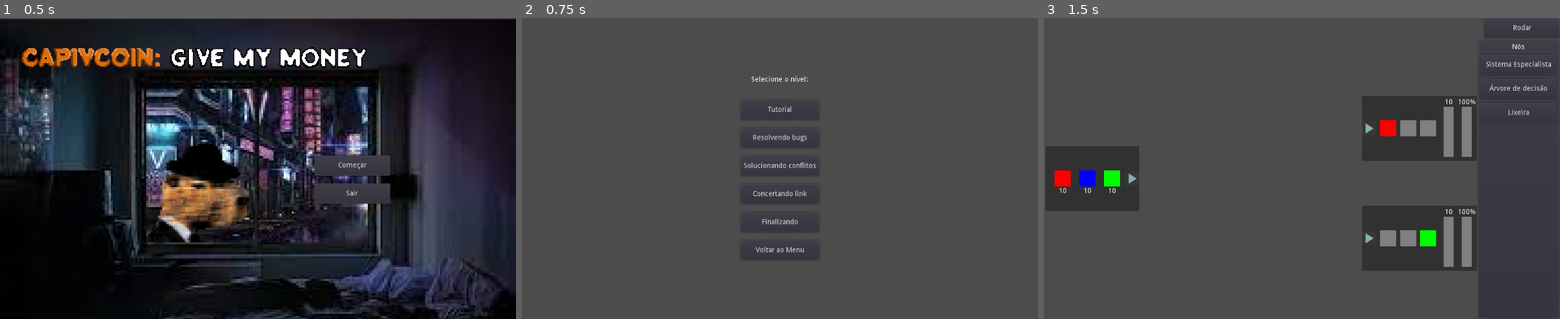
Above: before the commit, frames 1-3 (left to right).
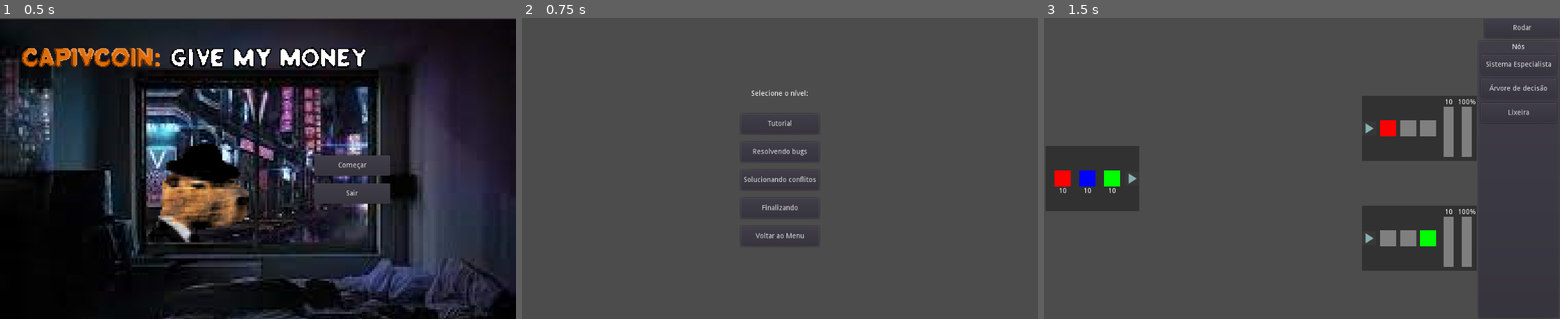
Above: after the commit, the same moments.

Repository: susankizawa/pi-jogos-logicos
Game: Godot game, scene res://Main.tscn
The game is run twice, just before and just after one commit, with the same random seed, the same clock (stepped at 60 frames per second) and the same inputs. The engine's default icon, where the game draws it, is replaced by a stand-in: a white triangle on a blue panel in a dark square.
Inputs:
- Up to frame 1 (0.5 s): no input
- Up to frame 2 (0.75 s): click "Começar" at 0.5 s
- Up to frame 3 (1.5 s): click "Finalizando" at 1.25 s

Frame 1 is identical in both runs. In frame 2, 1.0% of the frame differs, in the area x 42-58%, y 19-81%; in frame 3, nothing differs.

Commit message:
Níveis ajustados

Diff:
--- a/Levels/Level Select.tscn
+++ b/Levels/Level Select.tscn
@@ -60,19 +60,12 @@
 margin_right = 156.0
 margin_bottom = 255.0
 rect_min_size = Vector2( 150, 40 )
-text = "Concertando link"
+text = "Finalizando"
 
-[node name="Level4" type="Button" parent="ScrollContainer/VBoxContainer"]
+[node name="Voltar" type="Button" parent="ScrollContainer/VBoxContainer"]
 margin_top = 271.0
 margin_right = 156.0
 margin_bottom = 311.0
-rect_min_size = Vector2( 150, 40 )
-text = "Finalizando"
-
-[node name="Voltar" type="Button" parent="ScrollContainer/VBoxContainer"]
-margin_top = 327.0
-margin_right = 156.0
-margin_bottom = 367.0
 rect_min_size = Vector2( 150, 40 )
 text = "Voltar ao Menu"
 
@@ -80,5 +73,4 @@
 [connection signal="pressed" from="ScrollContainer/VBoxContainer/Level1" to="." method="_on_Level1_pressed"]
 [connection signal="pressed" from="ScrollContainer/VBoxContainer/Level2" to="." method="_on_Level2_pressed"]
 [connection signal="pressed" from="ScrollContainer/VBoxContainer/Level3" to="." method="_on_Level3_pressed"]
-[connection signal="pressed" from="ScrollContainer/VBoxContainer/Level4" to="." method="_on_Level4_pressed"]
 [connection signal="pressed" from="ScrollContainer/VBoxContainer/Voltar" to="." method="_on_Voltar_pressed"]
--- a/Levels/Level3.tscn
+++ b/Levels/Level3.tscn
@@ -21,13 +21,10 @@
 [node name="Saida1" parent="." instance=ExtResource( 3 )]
 position = Vector2( 745, 220 )
 exige_vermelho = true
-exige_verde = true
 
 [node name="Saida2" parent="." instance=ExtResource( 3 )]
 position = Vector2( 745, 439 )
-num_min_dados = 20
 exige_verde = true
-exige_azul = true
 
 [node name="GameOver" type="Timer" parent="."]
 wait_time = 30.0
--- a/Levels/Level4.tscn
+++ /dev/null
@@ -1,38 +0,0 @@
-[gd_scene load_steps=5 format=2]
-
-[ext_resource path="res://Cenas/Entrada.tscn" type="PackedScene" id=3]
-[ext_resource path="res://Cenas/Saida.tscn" type="PackedScene" id=4]
-[ext_resource path="res://Levels/Scripts/Game.gd" type="Script" id=5]
-[ext_resource path="res://Levels/UI.tscn" type="PackedScene" id=6]
-
-[node name="Game" type="Node"]
-script = ExtResource( 5 )
-
-[node name="CanvasLayer" type="CanvasLayer" parent="."]
-
-[node name="UI" parent="CanvasLayer" instance=ExtResource( 6 )]
-
-[node name="Entrada" parent="." instance=ExtResource( 3 )]
-position = Vector2( 96, 320 )
-
-[node name="Rapidez" parent="Entrada" index="0"]
-wait_time = 0.5
-
-[node name="Saida1" parent="." instance=ExtResource( 4 )]
-position = Vector2( 745, 220 )
-exige_vermelho = true
-
-[node name="Saida2" parent="." instance=ExtResource( 4 )]
-position = Vector2( 745, 439 )
-exige_verde = true
-
-[node name="GameOver" type="Timer" parent="."]
-wait_time = 30.0
-
-[connection signal="parar" from="CanvasLayer/UI" to="." method="_on_UI_parar"]
-[connection signal="rodar" from="CanvasLayer/UI" to="." method="_on_UI_rodar"]
-[connection signal="timeout" from="GameOver" to="." method="_on_GameOver_timeout"]
-
-[editable path="Entrada"]
-[editable path="Saida1"]
-[editable path="Saida2"]
--- a/Levels/Scripts/Level Select.gd
+++ b/Levels/Scripts/Level Select.gd
@@ -14,7 +14,6 @@
 var level1 = preload("res://Levels/Level1.tscn")
 var level2 = preload("res://Levels/Level2.tscn")
 var level3 = preload("res://Levels/Level3.tscn")
-var level4 = preload("res://Levels/Level4.tscn")
 
 # Called when the node enters the scene tree for the first time.
 func _ready():
@@ -38,8 +37,5 @@
 func _on_Level3_pressed():
 	main.change_scene_to(level3)
 
-func _on_Level4_pressed():
-	main.change_scene_to(level4)
-
 func _on_Voltar_pressed():
 	get_tree().reload_current_scene()
